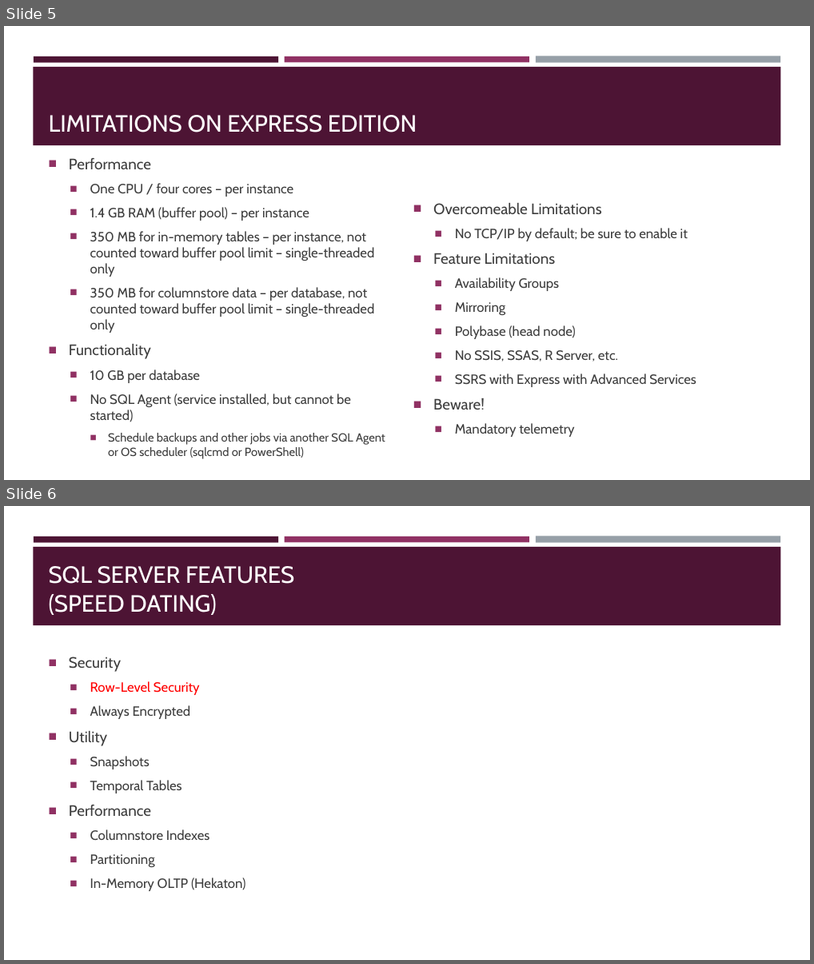
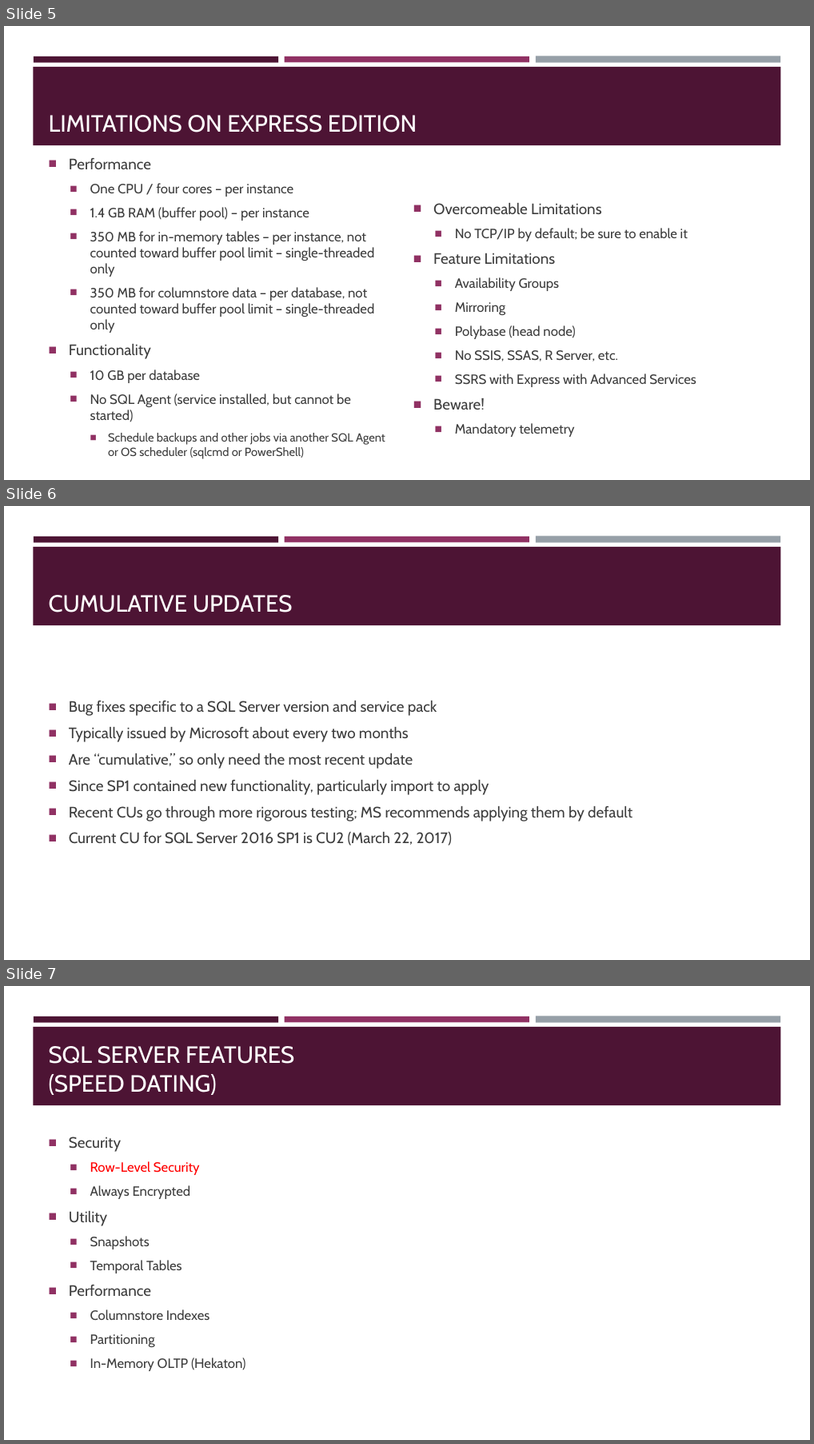
Before and after one commit to sqltran/SevenAwesomeSQLFeatures, a slide deck: AwesomeFreeSQLServerFeatures.pptx. Shown one above the other, each under a label of ours: slides 5 and 6 before the commit, slides 5, 6 and 7 after it. The pictures are 814x964 and 814x1444 pixels, drawn with LibreOffice and Linux fonts; fonts in the diff are those of the drawing. Boxes give left, top, right and bottom in pixels: in the first picture for what was removed or moved away, otherwise in the second. Text is boxed around its words. In the diff, an @@ line names an element or a change of style, - is before the commit and + after.

Commit message:
New slide on cumulative updates.

```diff
--- a/AwesomeFreeSQLServerFeatures.pptx
+++ b/AwesomeFreeSQLServerFeatures.pptx
@@ slide 6 added at <box>4,506,810,960</box>, background #FFFFFF; not listed: 4 template elements that a slide beside it also shows @@
@@ title added at <box>49,595,293,612</box>, 28 pt, text #FFFFFF @@
+CUMULATIVE UPDATES
@@ text added at <box>69,700,633,845</box>, 18 pt, text #3D3D3D @@
+■ Bug fixes specific to a SQL Server version and service pack
+■ Typically issued by Microsoft about every two months
+■ Are “cumulative,” so only need the most recent update
+■ Since SP1 contained new functionality, particularly import to apply
+■ Recent CUs go through more rigorous testing; MS recommends applying them by default
+■ Current CU for SQL Server 2016 SP1 is CU2 (March 22, 2017)
@@ what was slide 6 is now slide 7 @@
```
Also in this commit, not shown: 1 slide changed, 1 other slide added.
